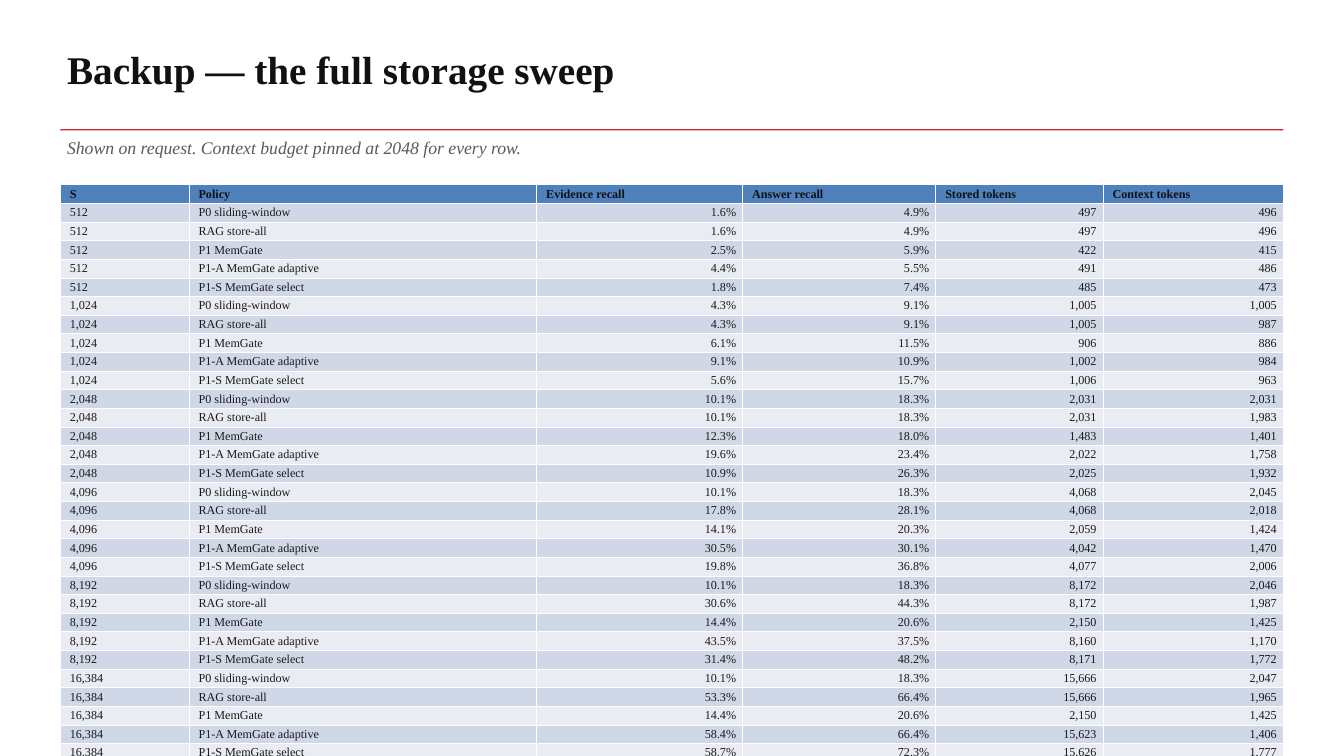
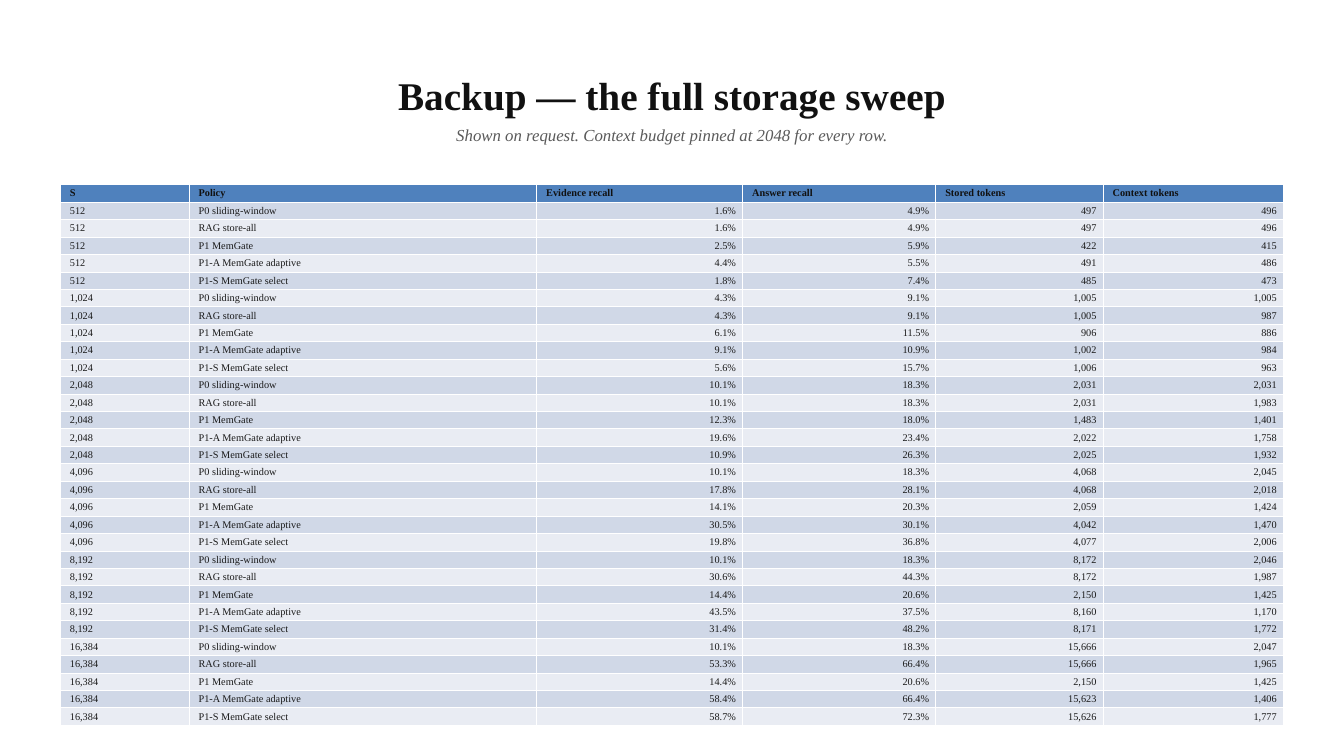
Before and after one commit to ruthme1ster/MemGate, a slide deck: slide 29 of MemGate_Capstone_Review2_NMIMS.pptx. Drawn at 1344x756 pixels with LibreOffice and Linux fonts; fonts in the diff are those of the drawing; background and template pictures are left out. Boxes give left, top, right and bottom in pixels: in the first picture for what was removed or moved away, otherwise in the second. Text is boxed around its words. In the diff, an @@ line names an element or a change of style, - is before the commit and + after.

```diff
--- a/MemGate_Capstone_Review2_NMIMS.pptx
+++ b/MemGate_Capstone_Review2_NMIMS.pptx
@@ text "Backup — the full storage ...": place and size @@
-text "Backup — the full storage ..." at bbox=[67, 56, 614, 91]
+text "Backup — the full storage ..." at bbox=[398, 82, 945, 117]
@@ text "Backup — the full storage ..." at bbox=[398, 82, 945, 117]: alignment left to centre; vertical alignment top to middle @@
@@ rectangle removed at bbox=[60, 129, 1284, 130] @@
@@ text "Shown on request. Context budget ...": place and size @@
-text "Shown on request. Context budget ..." at bbox=[67, 141, 521, 158]
+text "Shown on request. Context budget ..." at bbox=[456, 129, 887, 145]
@@ text "Shown on request. Context budget ..." at bbox=[456, 129, 887, 145]: size 19 to 18 pt; alignment left to centre @@
@@ table at bbox=[60, 185, 1284, 726] @@
@@ size 13 to 11 pt @@
```
Also in this commit, not shown: 29 other slides changed, 3 other files.
